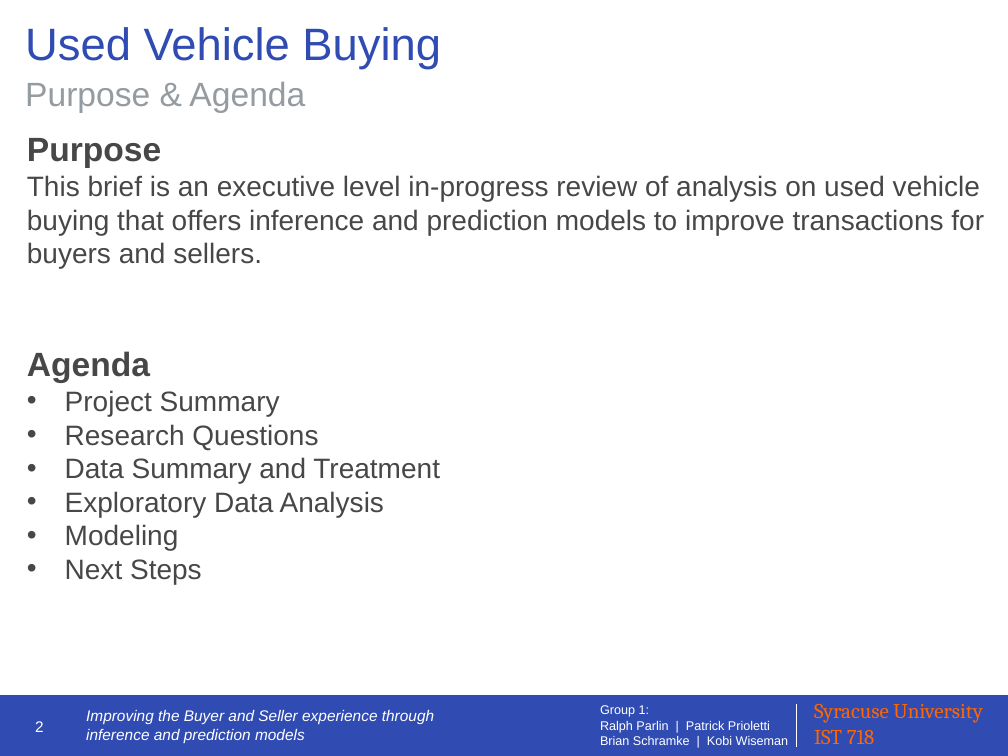
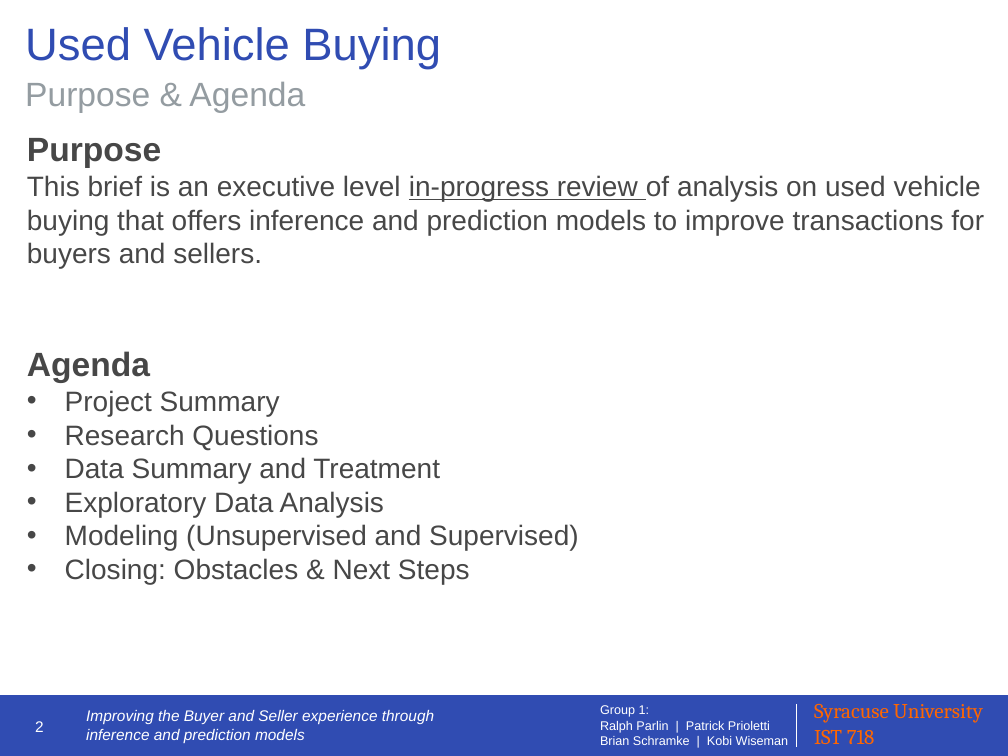
Before and after one commit to IST-718-Fall-2020/project_presentation-group1, a slide deck: slide 2 of group1_presentation_slides.pptx. Drawn at 1008x756 pixels with LibreOffice and Linux fonts; fonts in the diff are those of the drawing. Boxes give left, top, right and bottom in pixels: in the first picture for what was removed or moved away, otherwise in the second. Text is boxed around its words. In the diff, an @@ line names an element or a change of style, - is before the commit and + after.

```diff
--- a/group1_presentation_slides.pptx
+++ b/group1_presentation_slides.pptx
@@ text at (x1=27, y1=175, x2=984, y2=268): underline on in "in-progress review" @@
@@ text at (x1=65, y1=524, x2=579, y2=584): text changed @@
-• Modeling
-• Next Steps
+• Modeling (Unsupervised and Supervised)
+• Closing: Obstacles & Next Steps
```
Also in this commit, not shown: 13 other slides changed, 1 slide added, 4 slides removed.
